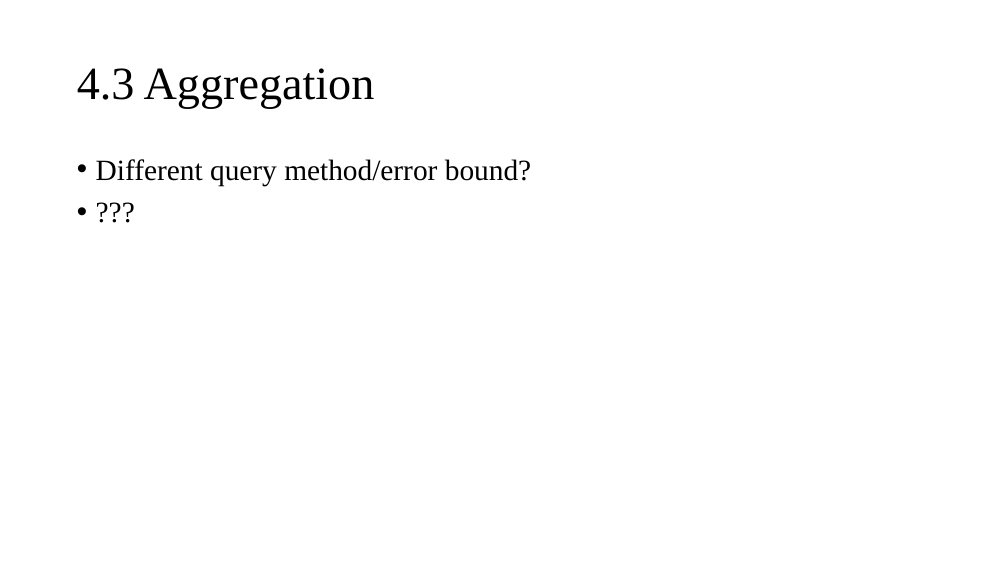
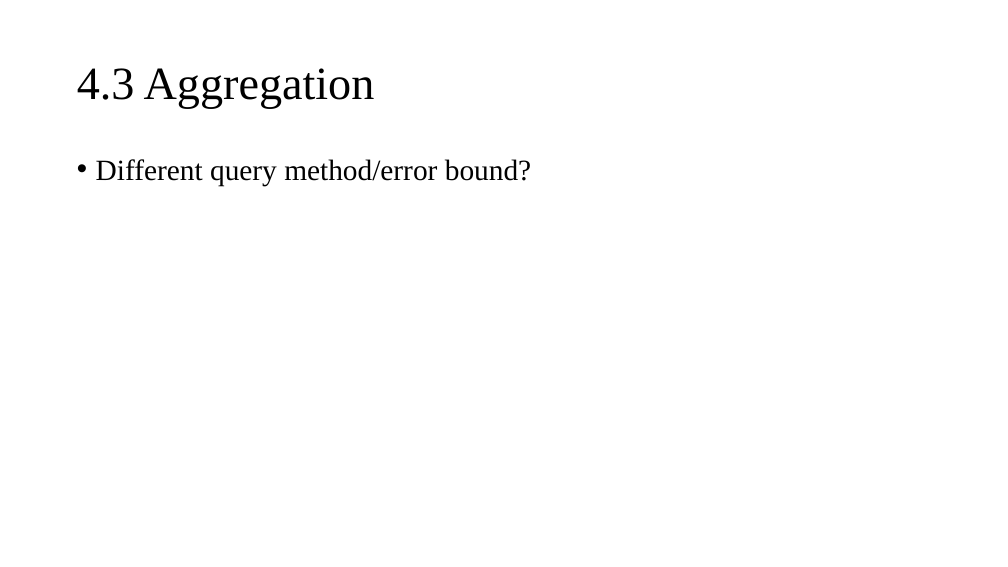
Before and after one commit to Lipox/Dimension, a slide deck: slide 20 of dimensions.pptx. Drawn at 1008x567 pixels with LibreOffice and Linux fonts; fonts in the diff are those of the drawing. Boxes give left, top, right and bottom in pixels: in the first picture for what was removed or moved away, otherwise in the second. Text is boxed around its words. In the diff, an @@ line names an element or a change of style, - is before the commit and + after.

```diff
--- a/dimensions.pptx
+++ b/dimensions.pptx
@@ text at box(96, 159, 531, 186): paragraph removed @@
-• ???
```
Also in this commit, not shown: 2 other slides changed, 1 slide added.
